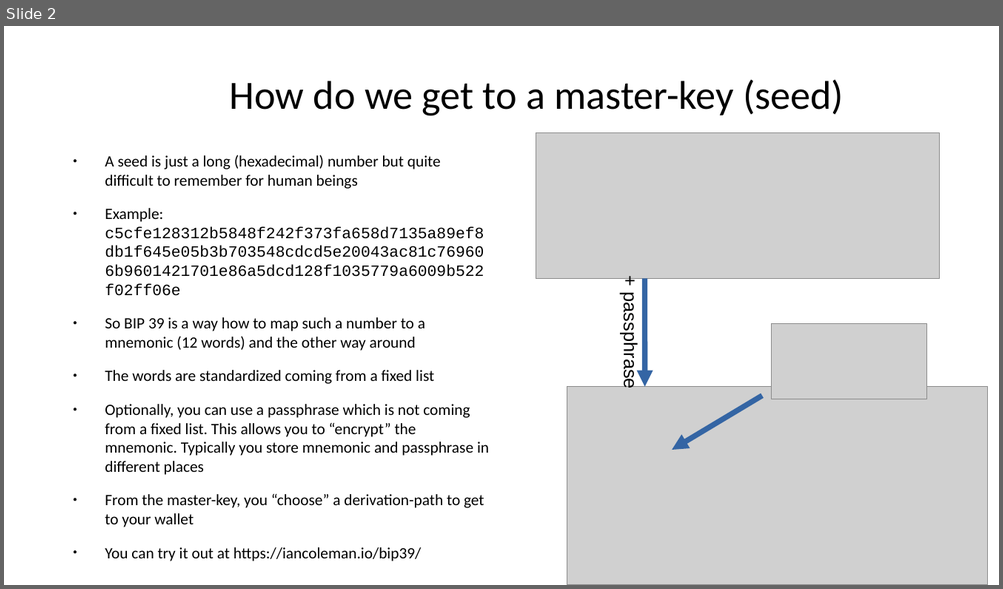
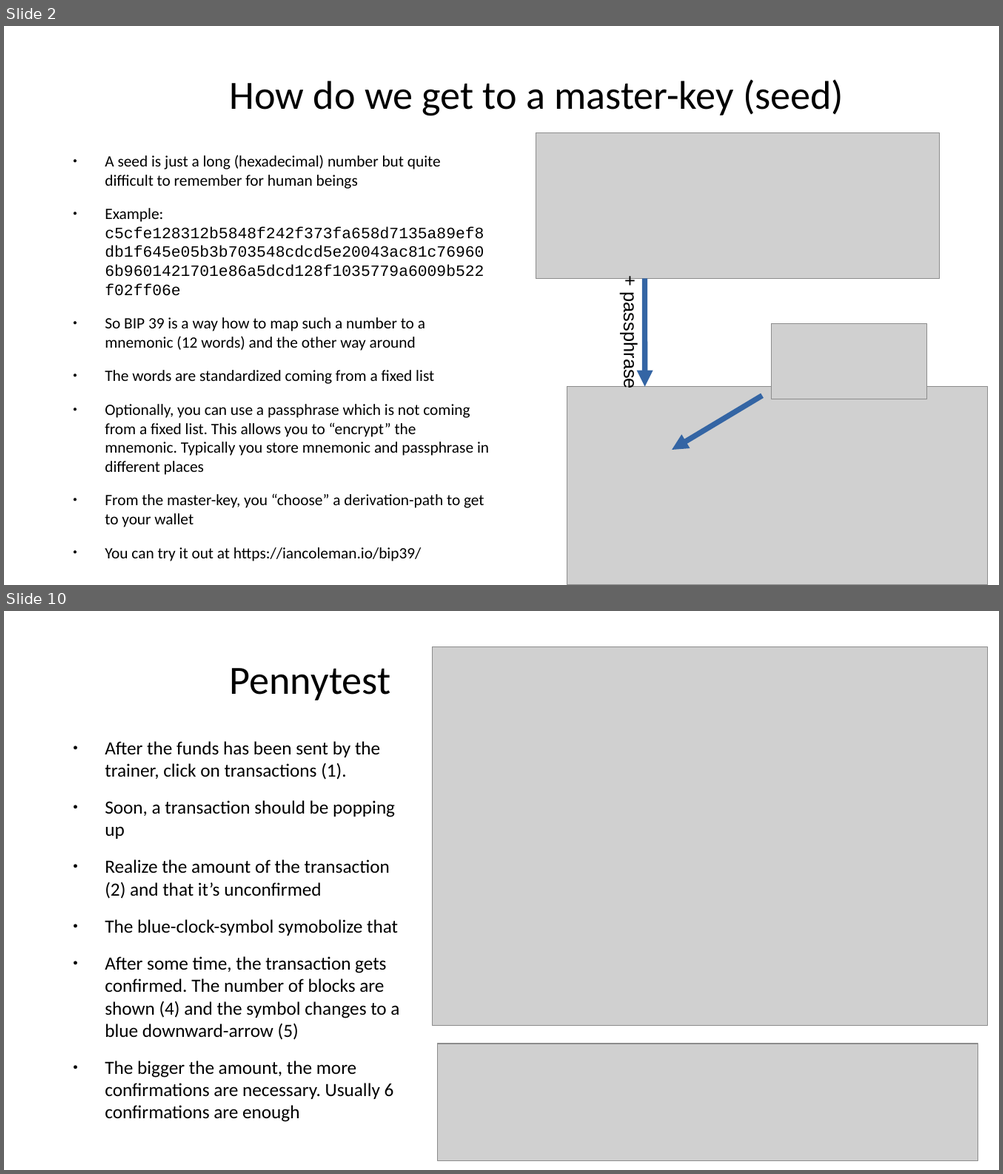
Before and after one commit to cryptoadvance/specter-education, a slide deck: content/bitcoin201/02_Seeds-and-HD-wallets.odp. Shown one above the other, each under a label of ours: slide 2 before the commit, slides 2 and 10 after it; the slides between them are not shown. The pictures are 1003x589 and 1003x1174 pixels, drawn with LibreOffice and Linux fonts; fonts in the diff are those of the drawing; grey boxes stand for pictures. Boxes give left, top, right and bottom in pixels: in the first picture for what was removed or moved away, otherwise in the second. Text is boxed around its words. In the diff, an @@ line names an element or a change of style, - is before the commit and + after.

Commit message:
updated pennytest

```diff
--- a/content/bitcoin201/02_Seeds-and-HD-wallets.odp
+++ b/content/bitcoin201/02_Seeds-and-HD-wallets.odp
@@ slide 10 added at (4, 611, 999, 1170), background #FFFFFF @@
@@ picture added at (432, 647, 987, 1026) @@
@@ title added at (230, 668, 391, 701), 32 pt, text #000000 @@
+Pennytest
@@ text added at (105, 741, 399, 1099), 14.9 pt, text #000000 @@
+● After the funds has been sent by the trainer, click on transactions (1).
+● Soon, a transaction should be popping up
+● Realize the amount of the transaction (2) and that it’s unconfirmed
+● The blue-clock-symbol symobolize that
+● After some time, the transaction gets confirmed. The number of blocks are shown (4) and the symbol changes to a blue downward-arrow (5)
+● The bigger the amount, the more confirmations are necessary. Usually 6 confirmations are enough
@@ picture added at (437, 1044, 978, 1162) @@
```
Also in this commit, not shown: 3 slides changed, 8 other slides added, 2 other files.
